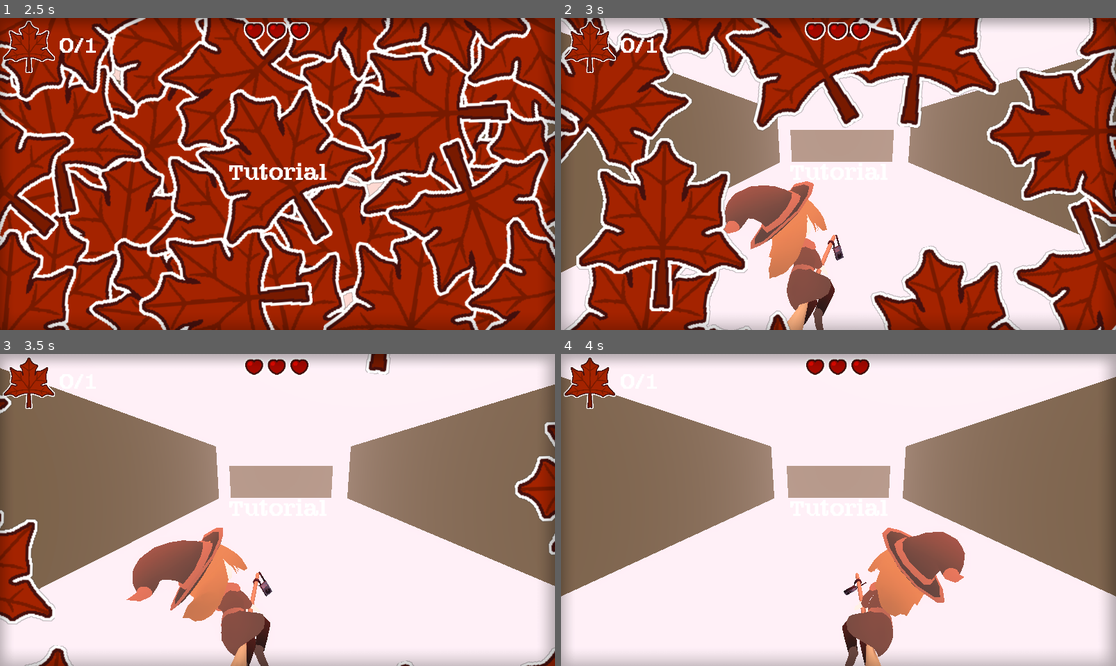
Above: before the commit, frames 1-4 (two rows, left to right).
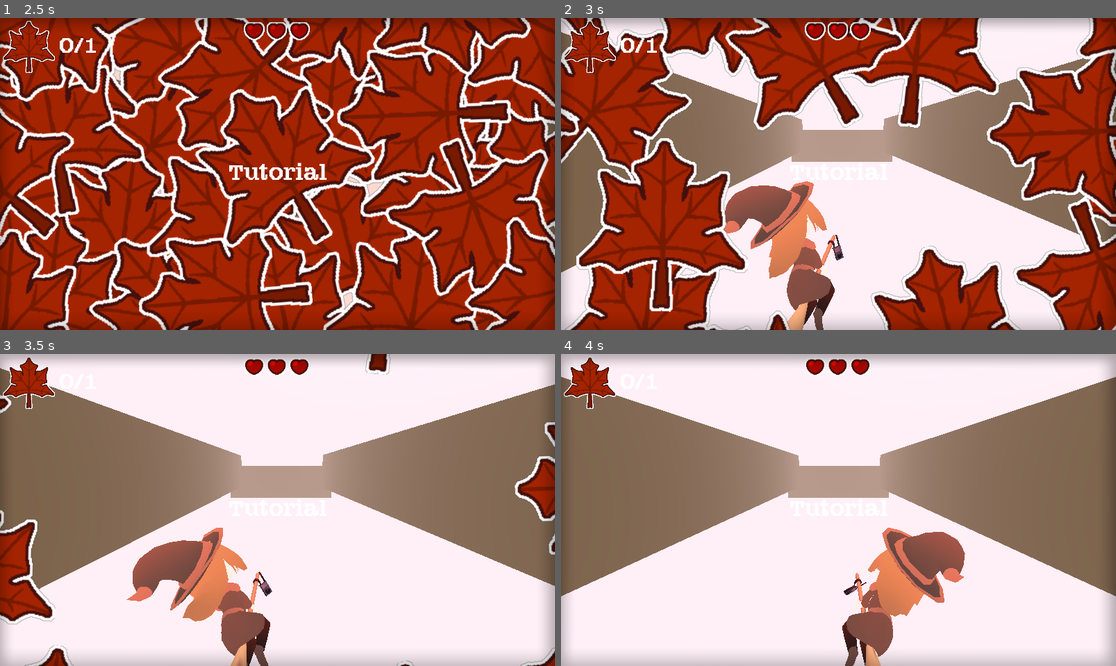
Above: after the commit, the same moments.

Repository: wewewer123/Cozy-Chaos-Fall-2025
Game: Godot game, scene res://scenes/game/GameHolder.tscn
Same seed, same stepped clock (60 frames per second), same inputs: the game is played once before the commit and once after it.
Inputs (mouse positions are in pixels of both pictures, inside the frame that each line leads up to):
- Up to frame 1 (2.5 s): tap Enter at 0.5 s; move the mouse to (399, 158) at 0.52 s; hold D (right) 0.53-1.25 s; tap G (read_leaf) at 0.6 s; click (399, 158) at 0.67 s; click "story" at 1.25 s; click "story" at 2 s
- Up to frame 2 (3 s): move the mouse to (727, 189) at 2.77 s; hold A (left) from 2.78 s (still down); tap H (read_lives) at 2.85 s
- Up to frame 3 (3.5 s): keep holding A (left)
- Up to frame 4 (4 s): move the mouse to (894, 441) at 3.52 s; release A (left) at 3.53 s; hold D (right) from 3.53 s (still down); tap T at 3.6 s

Frame 1 is identical in both runs. In frame 2, 0.8% of the frame differs, in the area x 39-63%, y 30-47%; in frame 3, 0.9%, in the area x 38-64%, y 29-100%; in frame 4, 0.9%.
Error in both runs: Invalid access to property or key 'leaf' on a base object of type 'Nil'. (res://scripts/game/game_manager.gd:46)

Commit message:
More Lane Bend Value Tweaking

Diff:
--- a/GlobalWarp.gd
+++ b/GlobalWarp.gd
@@ -5,8 +5,8 @@
 var noise := FastNoiseLite.new()
 
 func get_small_noise(value):
-	var n = noise.get_noise_1d(value) # -1 to 1
-	return n * 0.01   # -0.01 to 0.01
+	var n = noise.get_noise_1d(value)
+	return n * 0.01
 
 func _ready():
 	x = 0
@@ -22,7 +22,7 @@
 		Callable(self, "_set_warp"),
 		current_value,
 		next_value,
-		3
+		2
 	)
 
 	tween.finished.connect(set_next_warp)
--- a/scenes/world/environment.tscn
+++ b/scenes/world/environment.tscn
@@ -153,6 +153,20 @@
 skeleton = NodePath("../..")
 surface_material_override/0 = SubResource("StandardMaterial3D_muapc")
 
+[node name="Wall 9" type="MeshInstance3D" parent="."]
+transform = Transform3D(-2.1855694e-06, -50, 0, 50, -2.1855694e-06, 0, 0, 0, 50, 80, 0, -299)
+layers = 2
+mesh = SubResource("PlaneMesh_7dm0k")
+skeleton = NodePath("../..")
+surface_material_override/0 = SubResource("StandardMaterial3D_muapc")
+
+[node name="Wall 10" type="MeshInstance3D" parent="."]
+transform = Transform3D(-2.1855694e-06, -50, 0, 50, -2.1855694e-06, 0, 0, 0, 50, 80, 0, -351)
+layers = 2
+mesh = SubResource("PlaneMesh_7dm0k")
+skeleton = NodePath("../..")
+surface_material_override/0 = SubResource("StandardMaterial3D_muapc")
+
 [node name="Wall 4" type="MeshInstance3D" parent="."]
 transform = Transform3D(-2.1855694e-06, 50, 0, -50, -2.1855694e-06, 0, 0, 0, 50, -80, 0, -100)
 layers = 2
@@ -167,6 +181,20 @@
 skeleton = NodePath("../..")
 surface_material_override/0 = SubResource("StandardMaterial3D_muapc")
 
+[node name="Wall 11" type="MeshInstance3D" parent="."]
+transform = Transform3D(-2.1855694e-06, 50, 0, -50, -2.1855694e-06, 0, 0, 0, 50, -80, 0, -291)
+layers = 2
+mesh = SubResource("PlaneMesh_7dm0k")
+skeleton = NodePath("../..")
+surface_material_override/0 = SubResource("StandardMaterial3D_muapc")
+
+[node name="Wall 12" type="MeshInstance3D" parent="."]
+transform = Transform3D(-2.1855694e-06, 50, 0, -50, -2.1855694e-06, 0, 0, 0, 50, -80, 0, -371)
+layers = 2
+mesh = SubResource("PlaneMesh_7dm0k")
+skeleton = NodePath("../..")
+surface_material_override/0 = SubResource("StandardMaterial3D_muapc")
+
 [node name="Wall 5" type="MeshInstance3D" parent="."]
 transform = Transform3D(-2.6062653e-14, 5.9624404e-07, -50, -50, -2.1855694e-06, 0, -2.1855694e-06, 50, 5.9624404e-07, -50, -20, -400)
 layers = 2
